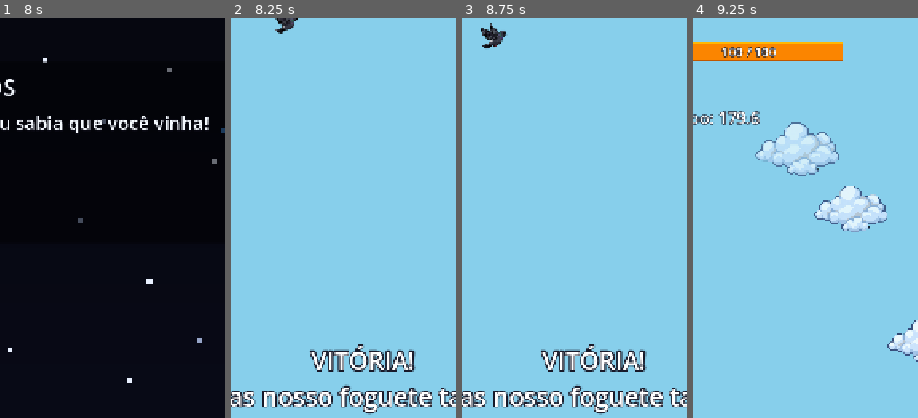
Above: before the commit, frames 1-4 (left to right).
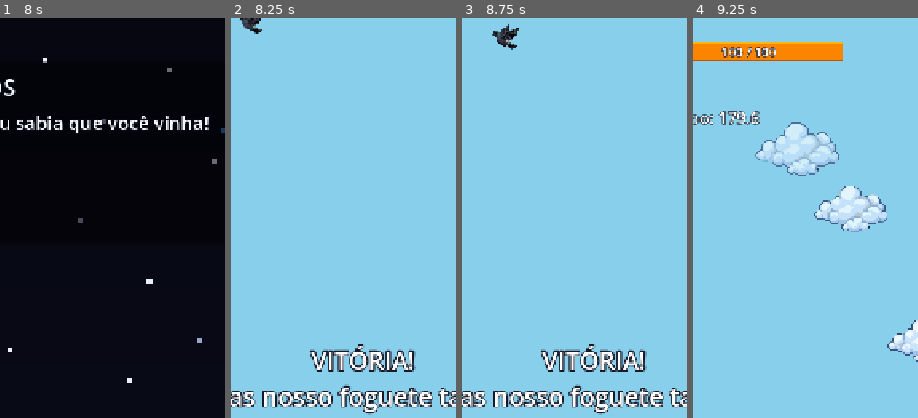
Above: after the commit, the same moments.

Repository: lucasevero/foguete-pra-lua
Game: Godot game, scene res://main.tscn
Two runs of this game, one before a commit and one after it. Both use one fixed random seed, a clock stepped at 60 frames per second and the inputs below.
Inputs:
- Up to frame 1 (8 s): click "JOGAR" at 0.5 s; click "testar final" at 1.25 s; click "Atender" at 2 s; click "Pular" at 2.75 s; click "REINICIAR" at 3.5 s; click "LOJA" at 4.25 s; click "Fechar" at 5 s; click "LOJA" at 5.75 s; click "Fechar" at 6.5 s; click "testar final" at 7.25 s
- Up to frame 2 (8.25 s): click "Pular" at 8 s
- Up to frame 3 (8.75 s): no input
- Up to frame 4 (9.25 s): click "REINICIAR" at 8.75 s
The pictures show only the part of the screen within x 21-71%, y 0-50%; the shares and areas given below are measured in that part.

Frame 1 is identical in both runs. In frame 2, 0.5% of the frame differs, in the area x 3-30%, y 0-4%; in frame 3, 0.6%, in the area x 8-26%, y 1-8%; in frame 4, nothing differs.

Commit message:
Flyers only travel left-to-right
low_obstacle_spawner: pigeons spawn on the left (top) moving down-right;
zeppelins always spawn off the left edge moving right. Removed the random
direction / right-side spawn.

Co-Authored-By: Claude Opus 4.8 <noreply@anthropic.com>

Diff:
--- a/low_obstacle_spawner.gd
+++ b/low_obstacle_spawner.gd
@@ -46,21 +46,17 @@
 	var vp := get_viewport()
 	var sz := vp.get_visible_rect().size
 	var to_world := vp.get_canvas_transform().affine_inverse()
-	var dir := 1.0 if randf() < 0.5 else -1.0
 	var p := pigeon_scene.instantiate()
-	p.velocity = Vector2(dir * pigeon_speed * 0.8, pigeon_speed * 0.6)  # diagonal lenta
+	p.velocity = Vector2(pigeon_speed * 0.8, pigeon_speed * 0.6)         # diagonal lenta, sempre p/ direita
 	add_child(p)
-	p.global_position = to_world * Vector2(randf() * sz.x, -60.0)        # acima do topo
+	p.global_position = to_world * Vector2(randf_range(-40.0, sz.x * 0.3), -60.0)  # nasce à esquerda/topo
 
 func _spawn_zeppelin() -> void:
 	var vp := get_viewport()
 	var sz := vp.get_visible_rect().size
 	var to_world := vp.get_canvas_transform().affine_inverse()
-	var from_left := randf() < 0.5
-	var sx := -120.0 if from_left else sz.x + 120.0
-	var vx := zeppelin_speed if from_left else -zeppelin_speed
 	var sy := randf_range(120.0, sz.y * 0.5)                            # banda superior da tela
 	var z := zeppelin_scene.instantiate()
-	z.velocity = Vector2(vx, 0.0)
+	z.velocity = Vector2(zeppelin_speed, 0.0)                           # sempre esquerda -> direita
 	add_child(z)
-	z.global_position = to_world * Vector2(sx, sy)
+	z.global_position = to_world * Vector2(-120.0, sy)                  # nasce fora, à esquerda
